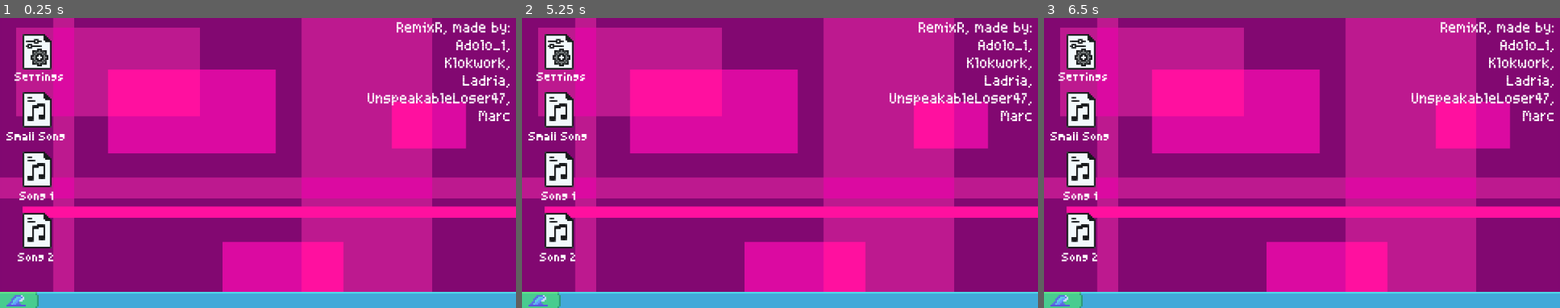
Above: before the commit, frames 1-3 (left to right).
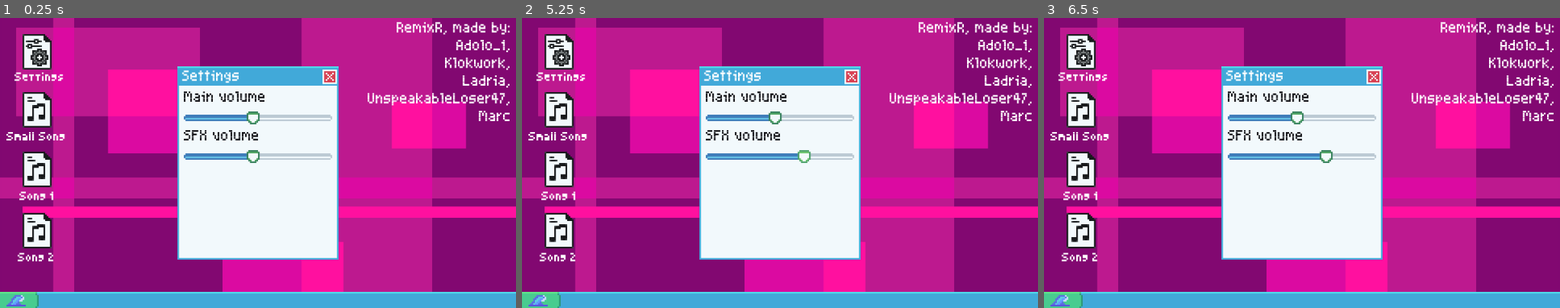
Above: after the commit, the same moments.

Repository: Cheese-Sandwich-Games/Wejammin
Game: Godot game, scene res://Scenes/menu.tscn
Two runs of this game, one before a commit and one after it. Both use one fixed random seed, a clock stepped at 60 frames per second and the inputs below. Sound files missing from this copy of the repository are replaced by a short silence.
Inputs (mouse positions are in pixels of both pictures, inside the frame that each line leads up to):
- Up to frame 1 (0.25 s): no input
- Up to frame 2 (5.25 s): tap Enter at 0.5, 2, 3.5 s; drag from (558, 110) to (831, 99) at 0.52 s; tap Space at 1.25, 2.75, 4.25 s; drag from (558, 168) to (754, 221) at 1.27 s; move the mouse to (558, 229) at 2.02 s; hold J (lane_3) 2.03-2.75 s; click (558, 229) at 2.17 s; drag from (754, 221) to (625, 119) at 2.77 s; move the mouse to (934, 206) at 3.52 s; hold 0 (test_button) 3.53-4.25 s; click (934, 206) at 3.67 s; drag from (625, 119) to (702, 90) at 4.27 s; move the mouse to (805, 163) at 5.02 s; hold 1 (toggle_bass) from 5.03 s (still down); click (805, 163) at 5.17 s
- Up to frame 3 (6.5 s): release 1 (toggle_bass) at 5.75 s; drag from (1224, 90) to (1198, 177) at 5.77 s

The runs differ from the first frame. In frame 1, 21% of the frame differs, in the area x 34-66%, y 16-84%; in frame 2, 21%; in frame 3, 21%.

Commit message:
Add SFX volume slider

Diff:
--- a/Game Logic/SoundEffects/sound_effect_player.tscn
+++ b/Game Logic/SoundEffects/sound_effect_player.tscn
@@ -7,4 +7,5 @@
 [node name="SoundEffectPlayer" type="AudioStreamPlayer"]
 stream = SubResource("AudioStreamPolyphonic_tkpjw")
 max_polyphony = 5
+bus = &"sfx"
 script = ExtResource("1_tkpjw")
--- a/User Interface/settings_window.tscn
+++ b/User Interface/settings_window.tscn
@@ -9,6 +9,7 @@
 [ext_resource type="Texture2D" uid="uid://b1x8lx0ajrbtu" path="res://Assets/slider_pointer_highlight.png" id="4_woid0"]
 [ext_resource type="Texture2D" uid="uid://bo2cwityiwa04" path="res://Assets/slider_fill.png" id="5_8m5k3"]
 [ext_resource type="Texture2D" uid="uid://b0hvoajx63bal" path="res://Assets/close_button.png" id="8_kqmlu"]
+[ext_resource type="AudioStream" uid="uid://be2swe7qarkws" path="res://Assets/SoundEffects/ui_cheer.wav" id="9_1poux"]
 [ext_resource type="Texture2D" uid="uid://bp4x3nmdvn2hj" path="res://Assets/close_button_clicked.png" id="9_eyiun"]
 [ext_resource type="Texture2D" uid="uid://b0mk5mofv684r" path="res://Assets/close_button_highlight.png" id="10_1poux"]
 
@@ -45,7 +46,6 @@
 [sub_resource type="StyleBoxEmpty" id="StyleBoxEmpty_kb6kl"]
 
 [node name="SettingsWindow" type="Control"]
-visible = false
 layout_mode = 3
 anchors_preset = 8
 anchor_left = 0.5
@@ -98,12 +98,12 @@
 [node name="VBoxContainer" type="VBoxContainer" parent="MarginContainer"]
 layout_mode = 2
 
-[node name="Label" type="Label" parent="MarginContainer/VBoxContainer"]
+[node name="MainVolumeLabel" type="Label" parent="MarginContainer/VBoxContainer"]
 layout_mode = 2
 theme_override_colors/font_color = Color(0.0946, 0.09614, 0.11, 1)
 theme_override_fonts/font = ExtResource("2_2joc2")
 theme_override_font_sizes/font_size = 8
-text = "Volume"
+text = "Main volume"
 
 [node name="VolumeSlider" type="HSlider" parent="MarginContainer/VBoxContainer"]
 layout_mode = 2
@@ -117,6 +117,27 @@
 step = 0.001
 script = ExtResource("3_pns5f")
 bus_name = "Master"
+
+[node name="SfxVolumeLabel" type="Label" parent="MarginContainer/VBoxContainer"]
+layout_mode = 2
+theme_override_colors/font_color = Color(0.0946, 0.09614, 0.11, 1)
+theme_override_fonts/font = ExtResource("2_2joc2")
+theme_override_font_sizes/font_size = 8
+text = "SFX volume"
+
+[node name="VolumeSlider2" type="HSlider" parent="MarginContainer/VBoxContainer"]
+layout_mode = 2
+focus_mode = 0
+theme_override_icons/grabber = ExtResource("4_8m5k3")
+theme_override_icons/grabber_highlight = ExtResource("4_woid0")
+theme_override_styles/slider = SubResource("StyleBoxTexture_woid0")
+theme_override_styles/grabber_area = SubResource("StyleBoxTexture_lh30k")
+theme_override_styles/grabber_area_highlight = SubResource("StyleBoxTexture_x52hs")
+max_value = 1.0
+step = 0.001
+script = ExtResource("3_pns5f")
+bus_name = "sfx"
+audio_cue = ExtResource("9_1poux")
 
 [node name="CloseButton" type="Button" parent="."]
 layout_mode = 1
--- a/User Interface/volume_slider.gd
+++ b/User Interface/volume_slider.gd
@@ -2,6 +2,7 @@
 
 
 @export var bus_name: String = ""
+@export var audio_cue: AudioStream
 
 var bus_index: int
 
@@ -9,8 +10,14 @@
 func _ready() -> void:
 	bus_index = AudioServer.get_bus_index(bus_name)
 	value_changed.connect(_on_value_changed)
+	drag_ended.connect(_on_drag_ended)
 	value = AudioServer.get_bus_volume_db(bus_index)
 
 
 func _on_value_changed(new_value: float) -> void:
 	AudioServer.set_bus_volume_db(bus_index, linear_to_db(new_value))
+
+
+func _on_drag_ended(_value_changed: bool) -> void:
+	if audio_cue is AudioStream:
+		SoundEffectPlayer.play_sound(audio_cue)
--- a/default_bus_layout.tres
+++ b/default_bus_layout.tres
@@ -36,5 +36,5 @@
 bus/6/solo = false
 bus/6/mute = false
 bus/6/bypass_fx = false
-bus/6/volume_db = 0.0
+bus/6/volume_db = 0.46499825
 bus/6/send = &"Master"
Not shown: 1 places in User Interface/settings_window.tscn that only renumber resources
